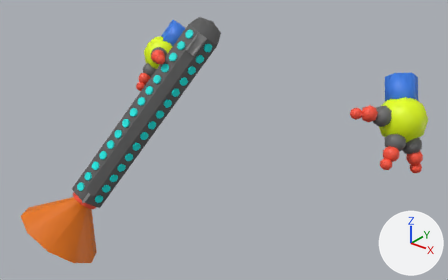
Before and after pictures for a commit that changed the glTF model client/assets/models/assault/default/fps.glb.
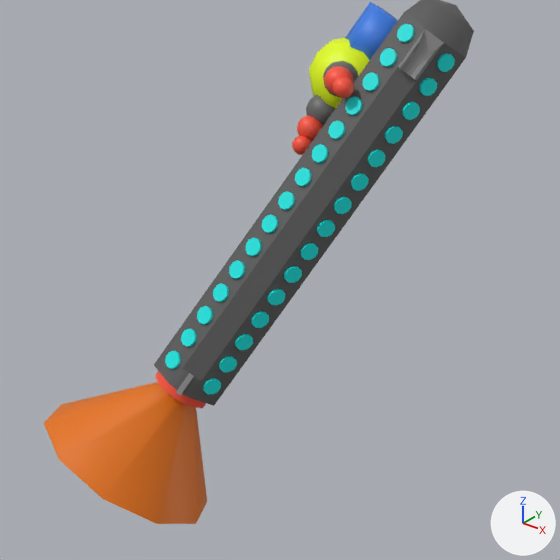
Each version is shown whole from a camera (50 mm lens) standing at (0.733, -1.057, 0.299) and looking at (-0.065, -0.06, -0.318), then close up on the part from 0% to 58% of the width and 7% to 100% of the height. Every picture has the same lights, and +X, +Y and +Z are marked at lower right. Where no turn or scale is listed for an object, it has been applied to the vertices. Vertices at the same position are counted once.

Names of what the first close-up shows: 'Sphere.015', 'arms', 'tip-assault'.
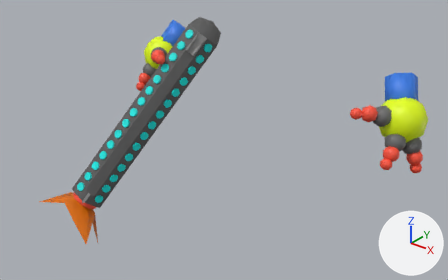
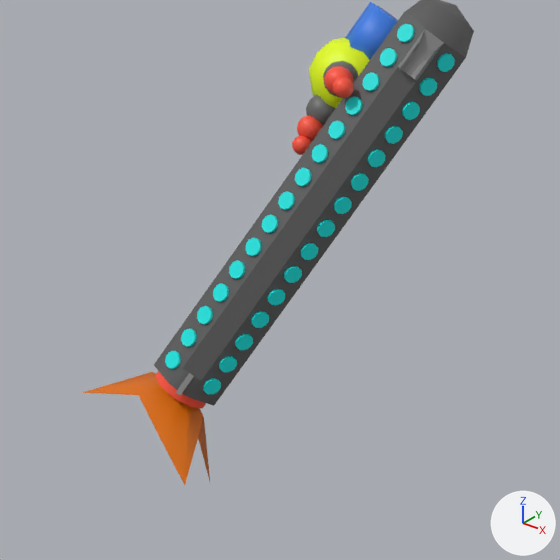
Pixel boxes [x1, y1, x2, y2] of what changed, in the close-ups (560 x 560 px):
'tip-assault', reshaped (21% narrower, 20% shorter): before [44, 382, 207, 524]; after [82, 372, 210, 485]

The change in detail:
me_circle_017 has 20 vertices, 20 faces and spans x -0.168..0.036, y -0.196..-0.009, z -0.222..-0.052.
me_circle_017 is used by ob_tip_assault; location (-0.358, -0.181, -0.459).
Part 1, on me_circle_017:
Vertex 10 of me_circle_017 moves from (0.002, -0.186, -0.126) at pixel (102, 498) to (0.021, -0.111, -0.086) at pixel (163, 445).
Vertex 11 of me_circle_017 moves from (-0.058, -0.196, -0.094) at pixel (58, 459) to (-0.038, -0.095, -0.051) at pixel (138, 395).
Vertex 12 of me_circle_017 moves from (-0.121, -0.17, -0.084) at pixel (43, 422) to (-0.094, -0.133, -0.051) at pixel (81, 392).
Vertex 13 of me_circle_017 moves from (-0.163, -0.119, -0.1) at pixel (61, 404) to (-0.072, -0.049, -0.053) at pixel (151, 371).
Vertex 14 of me_circle_017 moves from (-0.168, -0.061, -0.137) to (-0.086, -0.035, -0.105).
Vertex 15 of me_circle_017 moves from (-0.134, -0.019, -0.18) to (-0.12, -0.009, -0.161).
Vertex 16 of me_circle_017 moves from (-0.075, -0.009, -0.212) to (-0.044, -0.02, -0.11).
Vertex 17 of me_circle_017 moves from (-0.012, -0.035, -0.222) at pixel (207, 501) to (-0.01, -0.028, -0.2).
Vertex 18 of me_circle_017 moves from (0.03, -0.086, -0.206) at pixel (196, 523) to (0.007, -0.041, -0.09) at pixel (203, 417).
Vertex 19 of me_circle_017 moves from (0.036, -0.144, -0.169) at pixel (156, 523) to (0.073, -0.127, -0.109) at pixel (184, 485).
